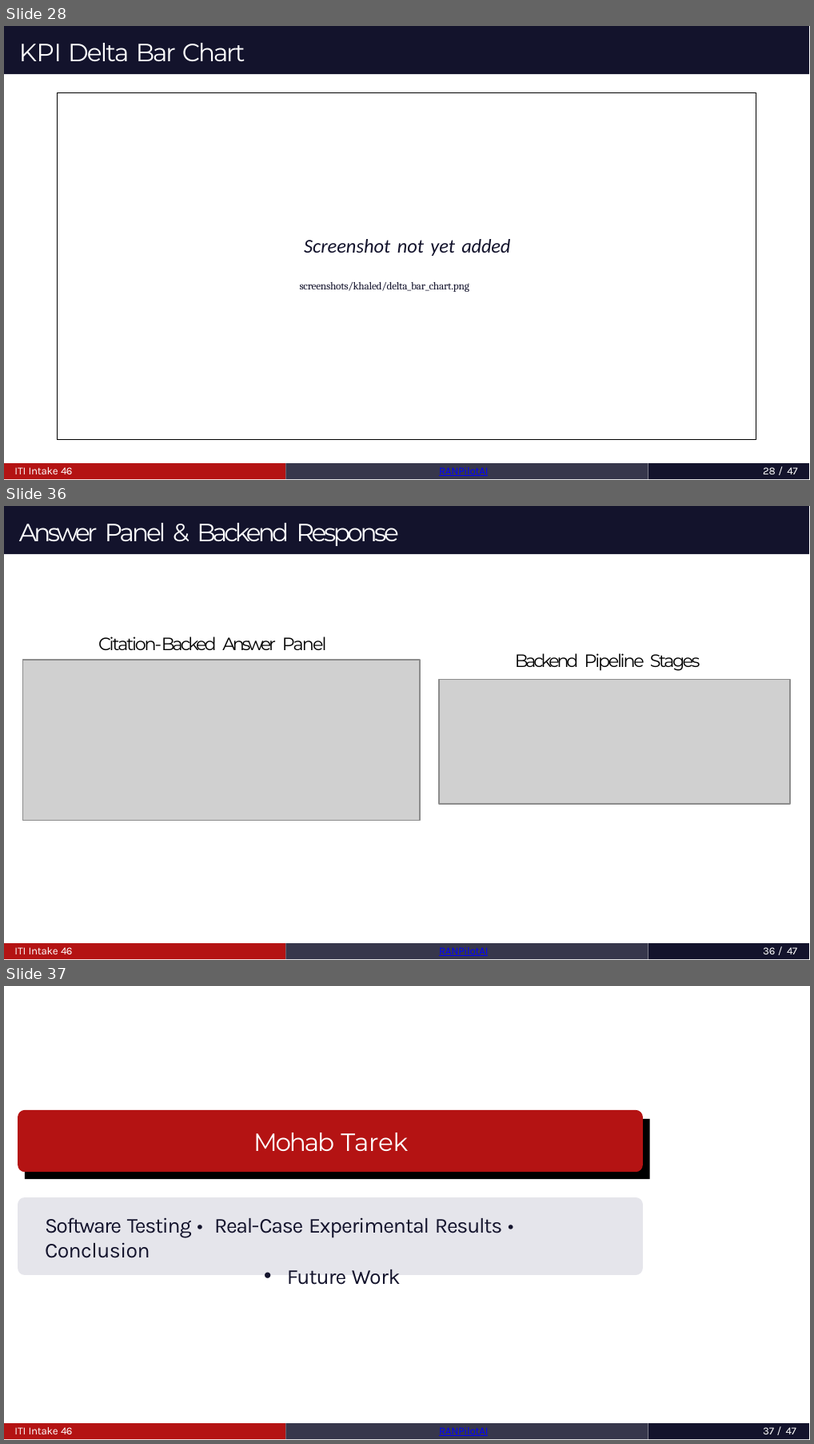
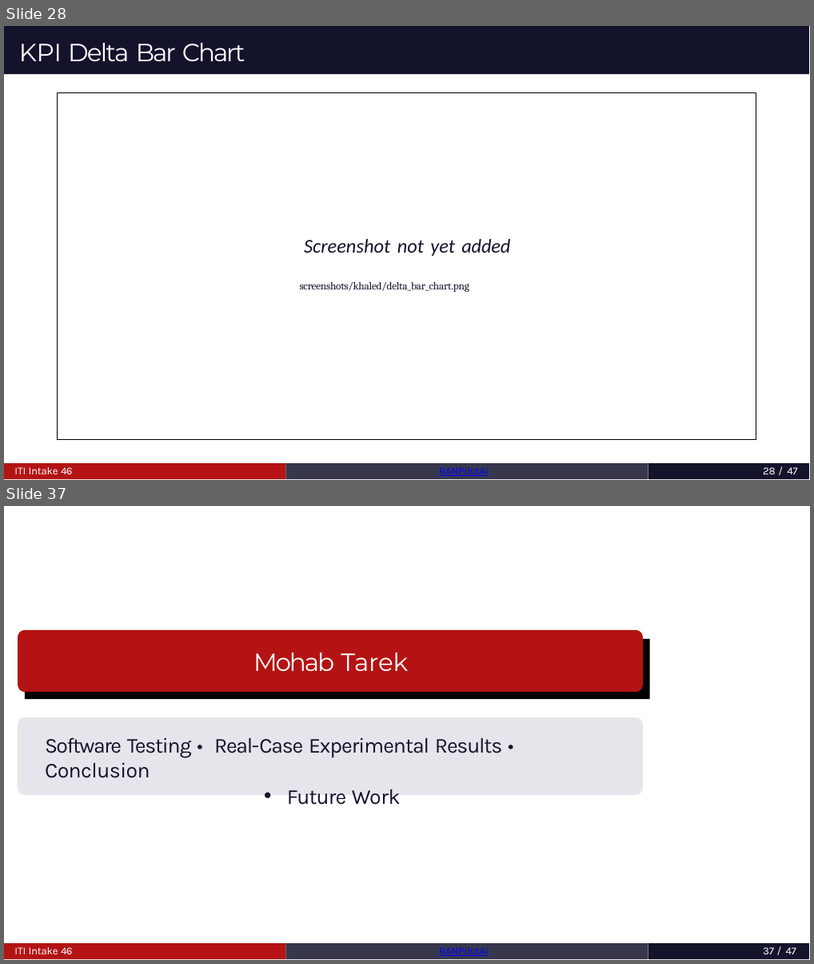
Before and after one commit to MahmoudAshrafYadem/ITI-Graduation_project, a slide deck: RANPilotAi_Graduation_Project_BOOK/presentation.pptx. Shown one above the other, each under a label of ours: slides 28, 36 and 37 before the commit, slides 28 and 37 after it; the slides between them are not shown. The pictures are 814x1444 and 814x964 pixels, drawn with LibreOffice and Linux fonts; fonts in the diff are those of the drawing; grey boxes stand for pictures. Boxes give left, top, right and bottom in pixels: in the first picture for what was removed or moved away, otherwise in the second. Text is boxed around its words. In the diff, an @@ line names an element or a change of style, - is before the commit and + after.

```diff
--- a/RANPilotAi_Graduation_Project_BOOK/presentation.pptx
+++ b/RANPilotAi_Graduation_Project_BOOK/presentation.pptx
@@ slide 36 removed at <box>4,506,810,960</box>, background #FFFFFF; not listed: 1 template element that a slide beside it also shows @@
@@ text removed at <box>19,523,399,546</box> @@
-Answer Panel & Backend Response
@@ text removed at <box>98,636,327,650</box> @@
-Citation-Backed Answer Panel
@@ picture removed at <box>23,660,421,820</box> @@
@@ text removed at <box>515,653,700,671</box> @@
-Backend Pipeline Stages
@@ picture removed at <box>438,680,790,804</box> @@
@@ freeform shape removed at <box>4,943,285,960</box> @@
@@ text removed at <box>14,947,73,954</box> @@
-ITI Intake 46
@@ freeform shape removed at <box>285,943,647,960</box> @@
@@ text removed at <box>439,947,488,956</box> @@
-RANPilotAI
@@ freeform shape removed at <box>648,943,809,960</box> @@
@@ page number removed at <box>763,947,798,954</box> @@
-36 / 47
```
Also in this commit, not shown: 8 slides changed, 2 slides added, 1 other slide removed.
